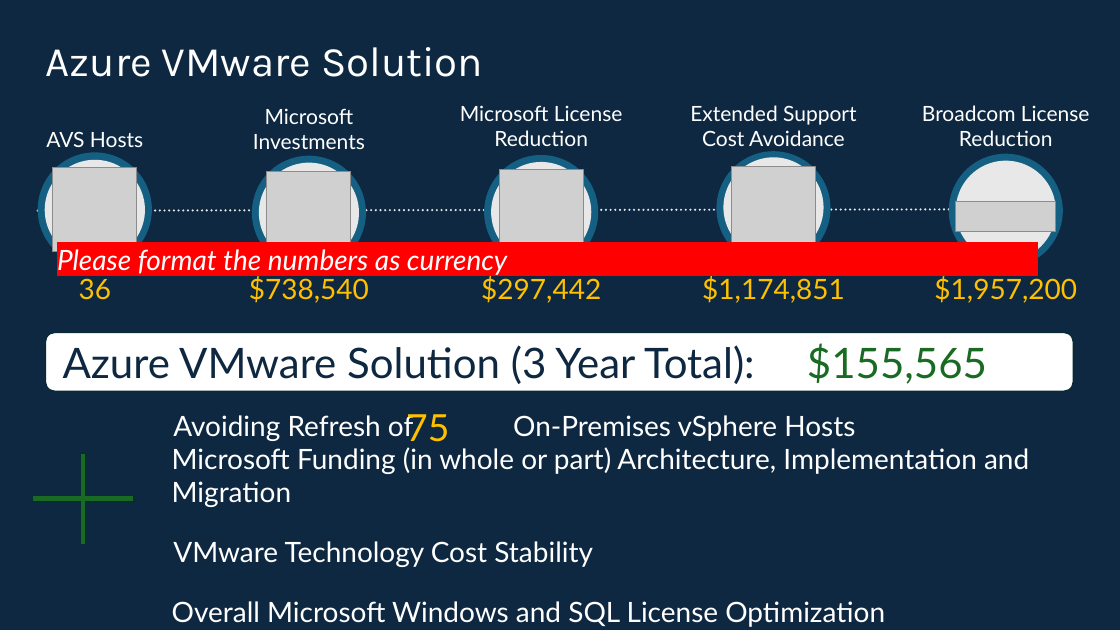
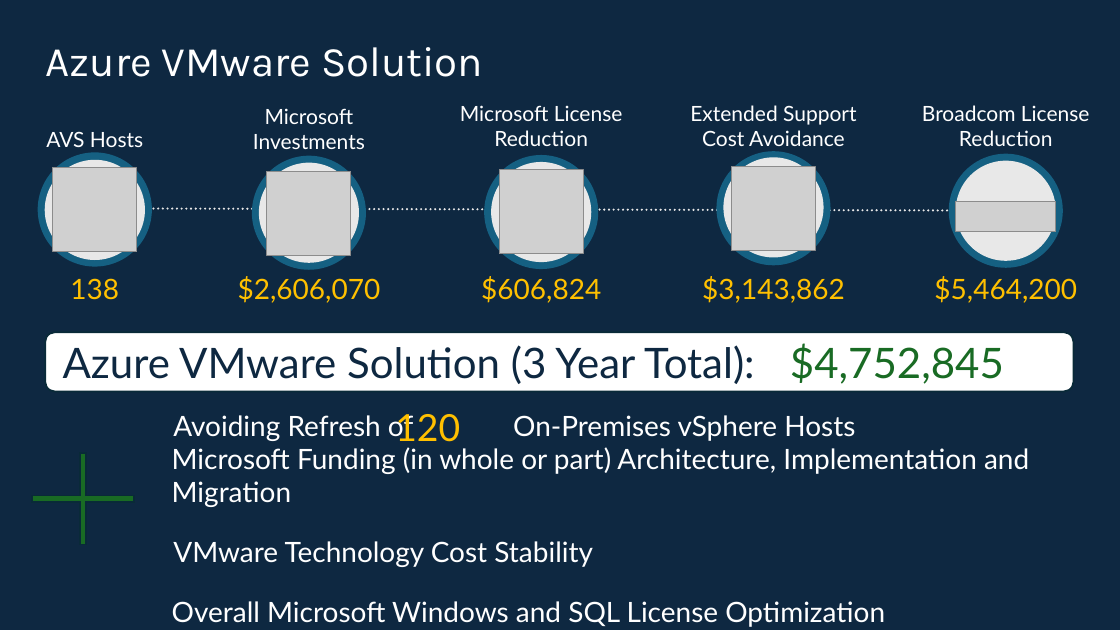
Before and after one commit to Trevor-Davis/Azure-VMware-Solution, a slide deck: slide 3 of AVS-Sizer/dev/AVSDemandGen.pptm. Drawn at 1120x630 pixels with LibreOffice and Linux fonts; fonts in the diff are those of the drawing; grey boxes stand for pictures. Boxes give left, top, right and bottom in pixels: in the first picture for what was removed or moved away, otherwise in the second. Text is boxed around its words. In the diff, an @@ line names an element or a change of style, - is before the commit and + after.

```diff
--- a/AVS-Sizer/dev/AVSDemandGen.pptm
+++ b/AVS-Sizer/dev/AVSDemandGen.pptm
@@ arrow moved from (38, 211) - (1063, 209) to (50, 208) - (1063, 211) @@
@@ arrow (50, 208) - (1063, 211): arrow to line @@
@@ rectangle removed at [57,242,1038,276] @@
-Please format the numbers as currency
@@ text at [70,278,119,300]: text changed @@
-36
+138
@@ text at [238,276,381,303]: text changed @@
-$738,540
+$2,606,070
@@ text at [481,276,601,303]: text changed @@
-$297,442
+$606,824
@@ text at [702,276,845,303]: text changed @@
-$1,174,851
+$3,143,862
@@ text at [934,276,1077,303]: text changed @@
-$1,957,200
+$5,464,200
@@ text at [790,343,1004,384]: text changed @@
-$155,565
+$4,752,845
@@ text at [395,414,460,448]: text changed @@
-75
+120
```
Also in this commit, not shown: 8 other slides changed, 19 other files.
